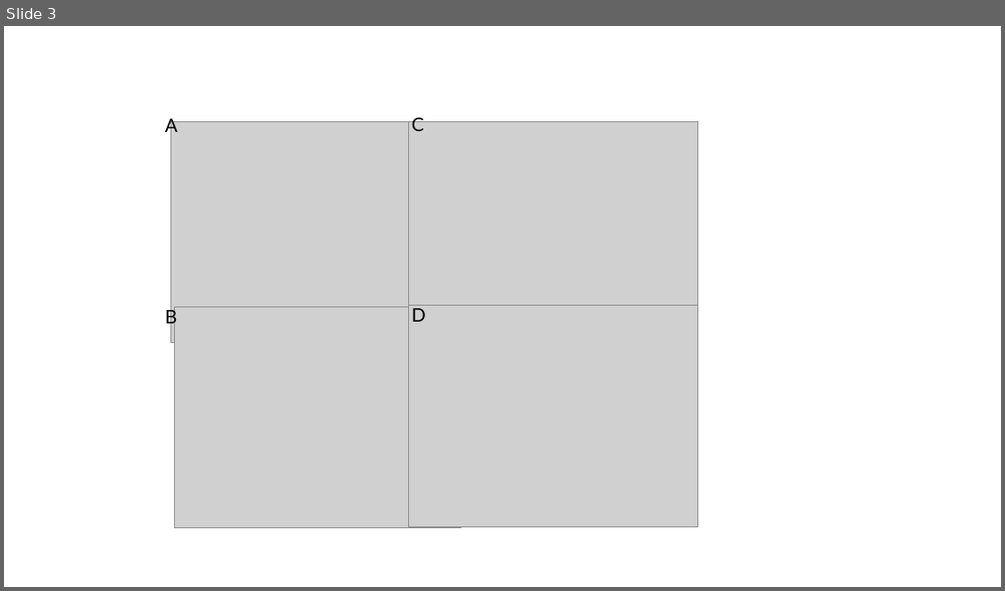
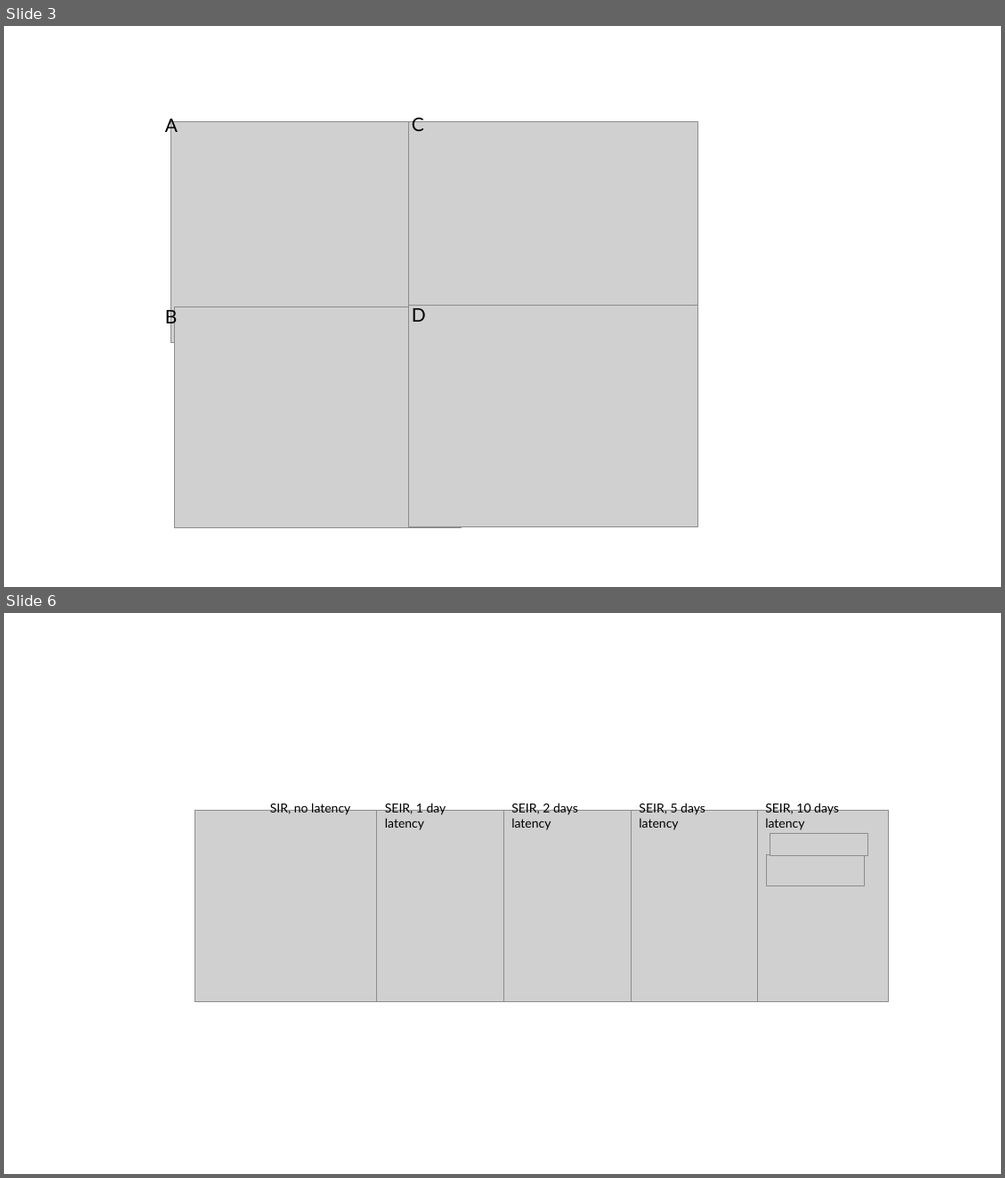
Before and after one commit to ckadelka/epidemic-waves, a slide deck: all_figures.pptx. Shown one above the other, each under a label of ours: slide 3 before the commit, slides 3 and 6 after it; the slides between them are not shown. The pictures are 1005x591 and 1005x1178 pixels, drawn with LibreOffice and Linux fonts; fonts in the diff are those of the drawing; grey boxes stand for pictures. Boxes give left, top, right and bottom in pixels: in the first picture for what was removed or moved away, otherwise in the second. Text is boxed around its words. In the diff, an @@ line names an element or a change of style, - is before the commit and + after.

```diff
--- a/all_figures.pptx
+++ b/all_figures.pptx
@@ slide 6 added at [4,613,1001,1174], background #FFFFFF @@
@@ picture added at [194,811,376,1002] @@
@@ text added at [270,801,350,815], 12 pt, text #000000 @@
+SIR, no latency
@@ picture added at [322,811,503,1002] @@
@@ text added at [385,801,446,830], 12 pt, text #000000 @@
+SEIR, 1 day latency
@@ picture added at [449,811,631,1002] @@
@@ text added at [511,801,578,830], 12 pt, text #000000 @@
+SEIR, 2 days latency
@@ picture added at [576,811,758,1002] @@
@@ text added at [639,801,705,830], 12 pt, text #000000 @@
+SEIR, 5 days latency
@@ picture added at [704,811,888,1002] @@
@@ text added at [765,801,839,830], 12 pt, text #000000 @@
+SEIR, 10 days latency
@@ picture added at [770,833,868,855] @@
@@ picture added at [767,854,865,886] @@
```
Also in this commit, not shown: 2 slides changed, 3 other slides added, 4 other files.
